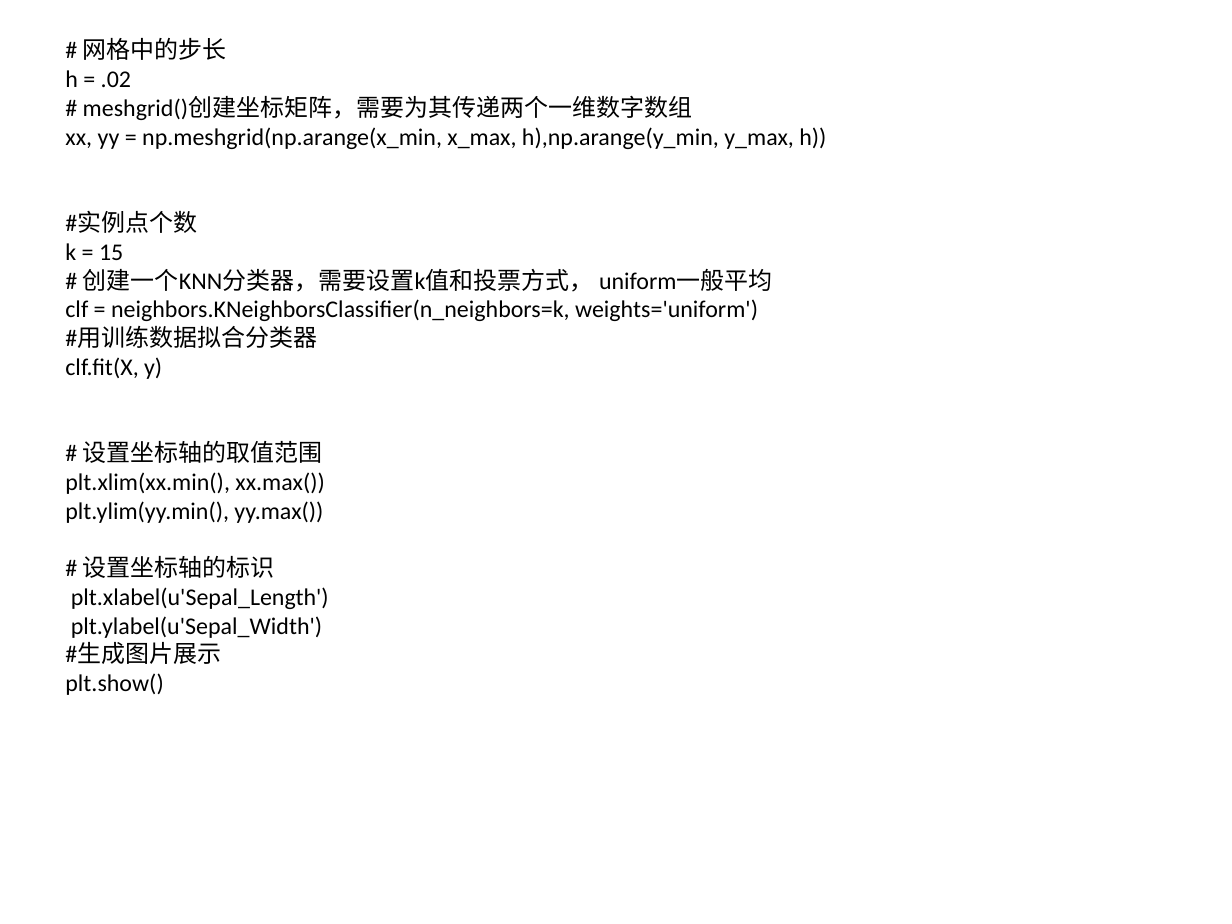
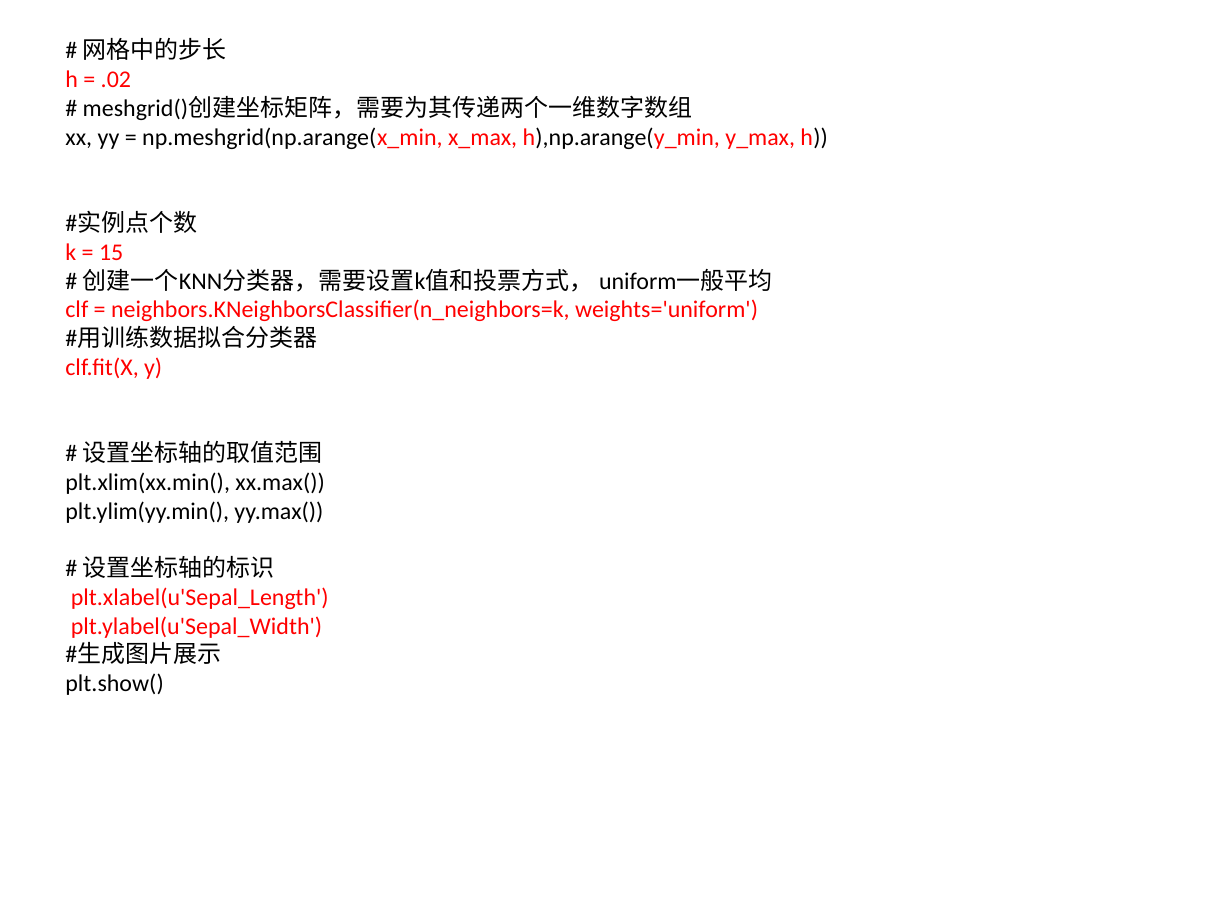
Before and after one commit to BattalionCommander/Python, a slide deck: slide 11 of cls_23聚类算法.ppt. Drawn at 1232x924 pixels with LibreOffice and Linux fonts; fonts in the diff are those of the drawing; background and template pictures are left out. Boxes give left, top, right and bottom in pixels: in the first picture for what was removed or moved away, otherwise in the second. Text is boxed around its words. In the diff, an @@ line names an element or a change of style, - is before the commit and + after.

```diff
--- a/cls_23聚类算法.ppt
+++ b/cls_23聚类算法.ppt
@@ text at bbox=[65, 70, 827, 638]: text colour #000000 to #FF0000 in "h = .02", "np.meshgrid(np.arange(x_min, x_max, h),np.arange(y_min, y_ma ...", "k = 15", "clf = neighbors.KNeighborsClassifier(n_neighbors=k, weights= ..." and 3 more places @@
```
Also in this commit, not shown: 8 other slides changed, 1 slide removed, 2 other files.
